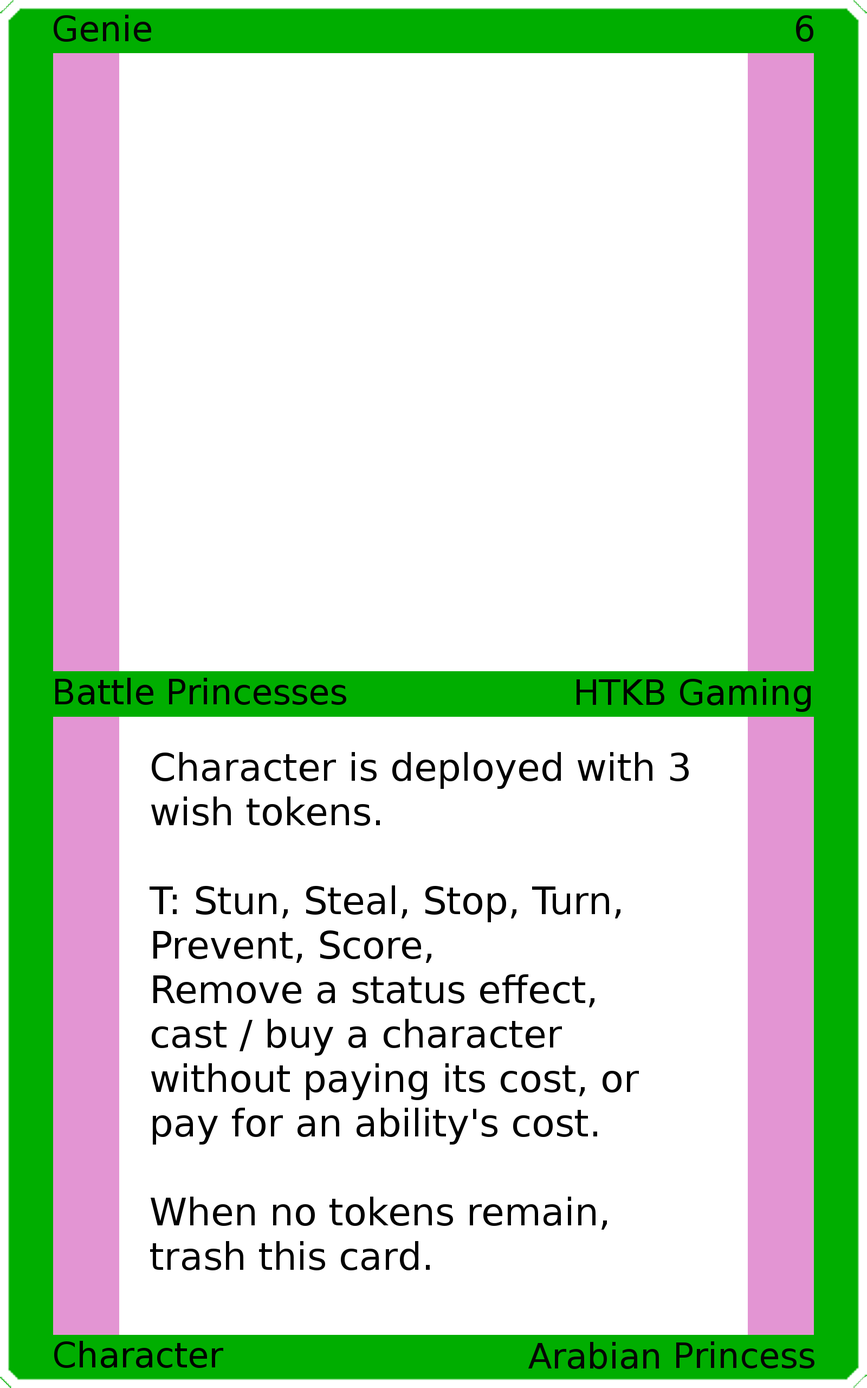
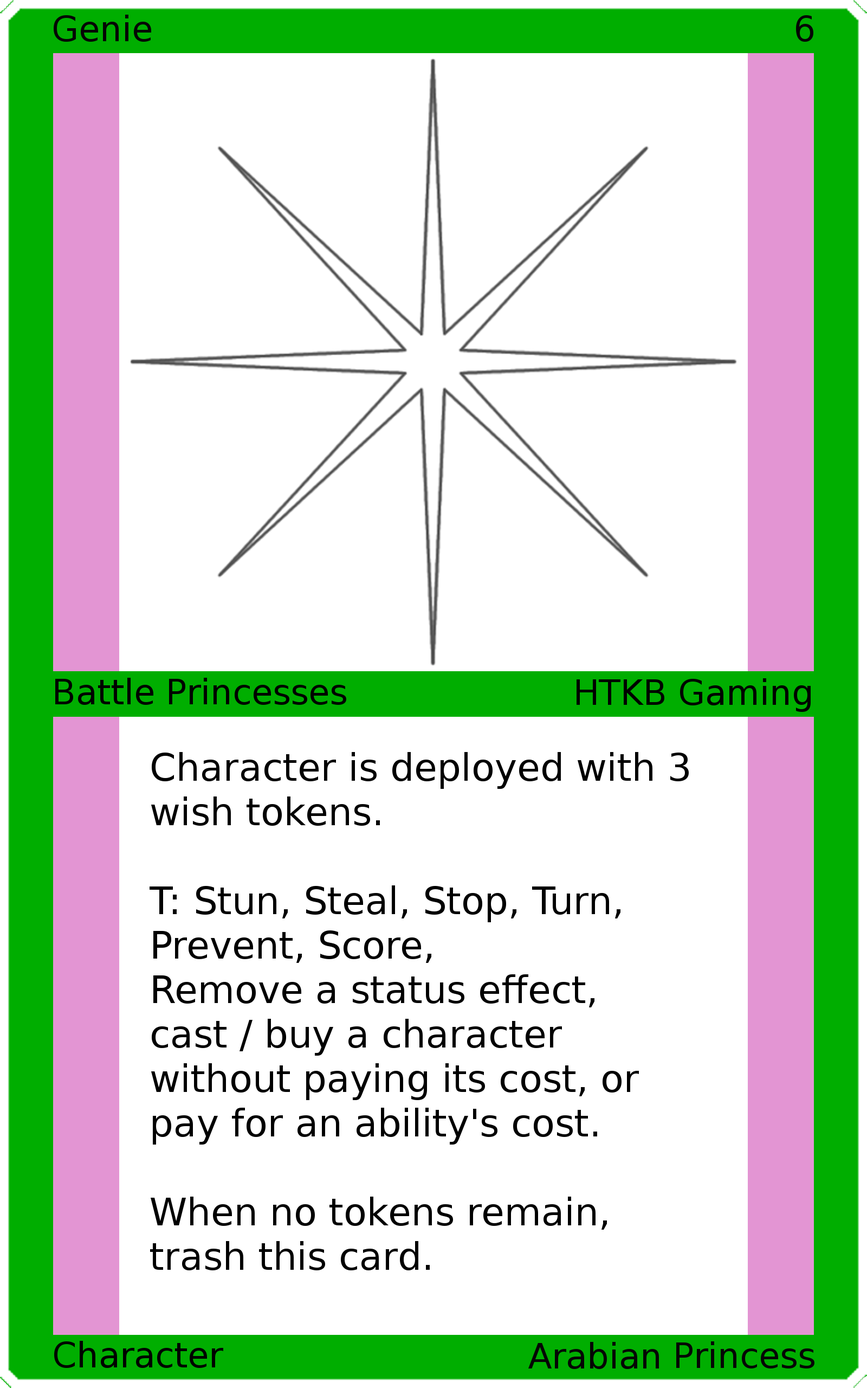
The second (867, 1388) image is a revision of the first. Changes to its layers:
added layer "Art" above "Top Background" over [129, 57, 738, 666]
